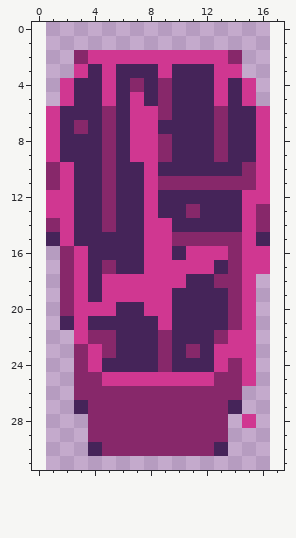
File history of a pixel-art sprite, assets/enemies/coffin.png. The picture above is the old version.
The file is 16x32 pixels. The old version is drawn lined up with the new one, on the new canvas.
After:
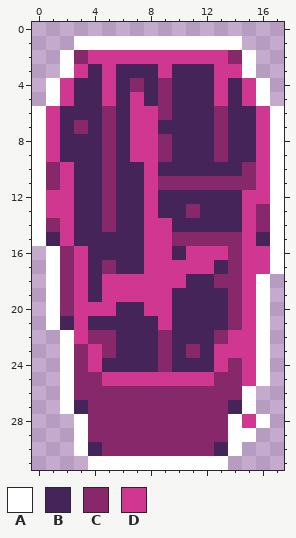
Palette (. is transparent): A #ffffff  B #452459  C #87286a  D #d03791
The exact change:
canvas 16x32 -> 18x32, the old top-left corner now at 1,0
@@ x 0..17 @@
  0 ..................
- 1 ..................
- 2 ...CDDDDDDDDDDC...
- 3 ...DBDBBBDBBBDD...
- 4 ..DBBDBCBCBBBDBD..
- 5 ..DBBDBDBCBBBDBD..
- 6 .DBBBCBDDCBBBCBBD.
- 7 .DBCBCBDDBBBBCBBD.
- 8 .DBBBCBDDCBBBCBBD.
- 9 .DBBBCBDDCBBBCBBD.
-10 .CDBBCBBDBBBBBBCD.
-11 .CDBBCBBDCCCCCCCD.
-12 .DDBBCBBDBBBBBBDD.
-13 .DDBBCBBDBBCBBBDC.
-14 .CDBBCBBDDBBBBBDC.
-15 .BDBBBBBDDCCCCCDB.
-16 ..CDBBBBDDBDDDCDD.
-17 ..CDBCBBDDDDDBCDD.
-18 ..CDBDDDDDDBBCCD..
-19 ..CDBDDDDDBBBBCD..
-20 ..CDDDBBDDBBBBCD..
-21 ..BDBBBBBDBBBBCD..
-22 ...DCCBBBCBBBCDD..
-23 ...CDCBBBCBCBDDD..
-24 ...CDBBBBCBBBDCD..
-25 ...CCDDDDDDDDCCD..
-26 ...CCCCCCCCCCCC...
-27 ...BCCCCCCCCCCB...
-28 ....CCCCCCCCCC.D..
-29 ....CCCCCCCCCC....
-30 ....BCCCCCCCCB....
-31 ..................
+ 1 ...AAAAAAAAAAAA...
+ 2 ..ACDDDDDDDDDDCA..
+ 3 ..ADBDBBBDBBBDDA..
+ 4 .ADBBDBCBCBBBDBDA.
+ 5 .ADBBDBDBCBBBDBDA.
+ 6 ADBBBCBDDCBBBCBBDA
+ 7 ADBCBCBDDBBBBCBBDA
+ 8 ADBBBCBDDCBBBCBBDA
+ 9 ADBBBCBDDCBBBCBBDA
+10 ACDBBCBBDBBBBBBCDA
+11 ACDBBCBBDCCCCCCCDA
+12 ADDBBCBBDBBBBBBDDA
+13 ADDBBCBBDBBCBBBDCA
+14 ACDBBCBBDDBBBBBDCA
+15 ABDBBBBBDDCCCCCDBA
+16 .ACDBBBBDDBDDDCDDA
+17 .ACDBCBBDDDDDBCDDA
+18 .ACDBDDDDDDBBCCDA.
+19 .ACDBDDDDDBBBBCDA.
+20 .ACDDDBBDDBBBBCDA.
+21 .ABDBBBBBDBBBBCDA.
+22 ..ADCCBBBCBBBCDDA.
+23 ..ACDCBBBCBCBDDDA.
+24 ..ACDBBBBCBBBDCDA.
+25 ..ACCDDDDDDDDCCDA.
+26 ..ACCCCCCCCCCCCA..
+27 ..ABCCCCCCCCCCBA..
+28 ...ACCCCCCCCCCADA.
+29 ...ACCCCCCCCCCAA..
+30 ...ABCCCCCCCCBA...
+31 ....AAAAAAAAAA....
Pixel boxes of the changes (left, top, right, bottom) in both pictures:
added: (32, 36, 284, 470)
